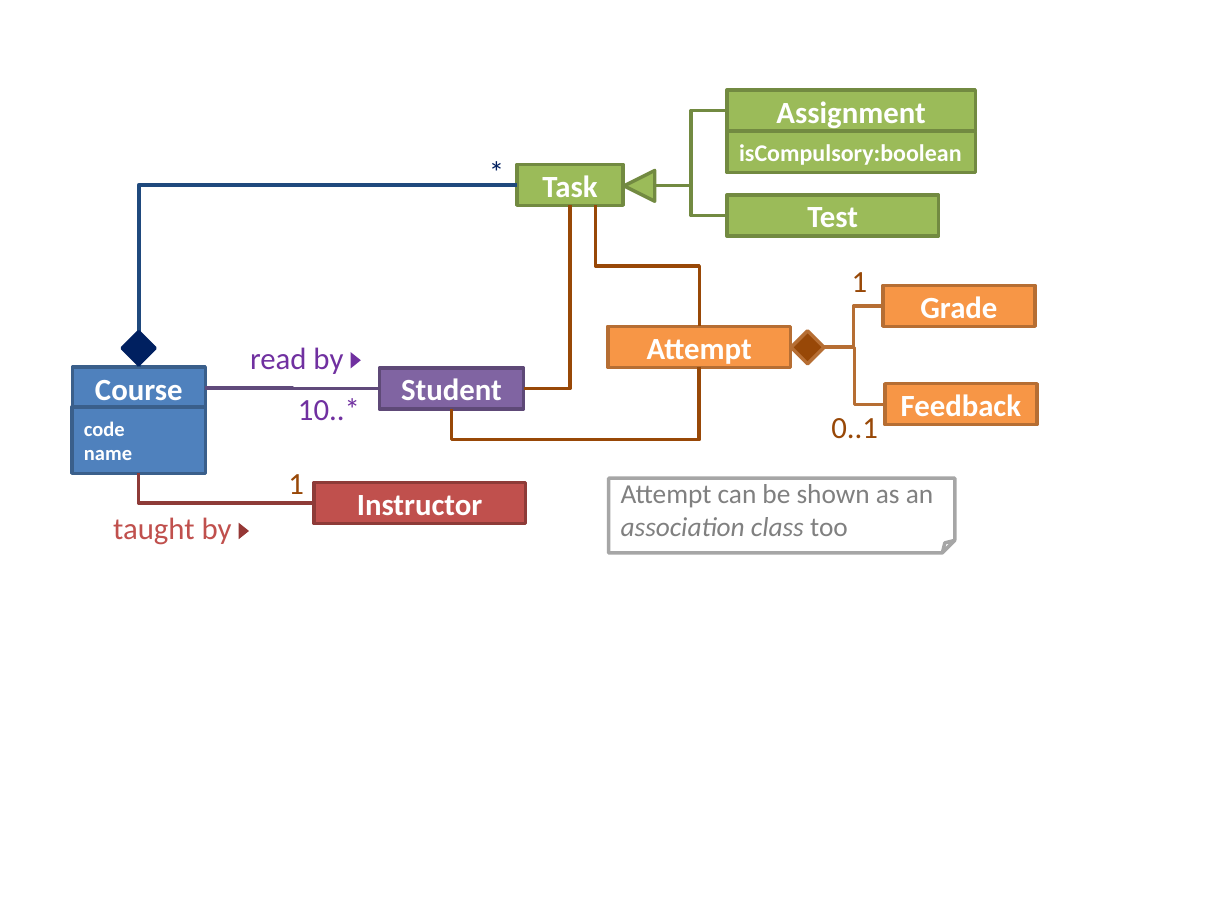
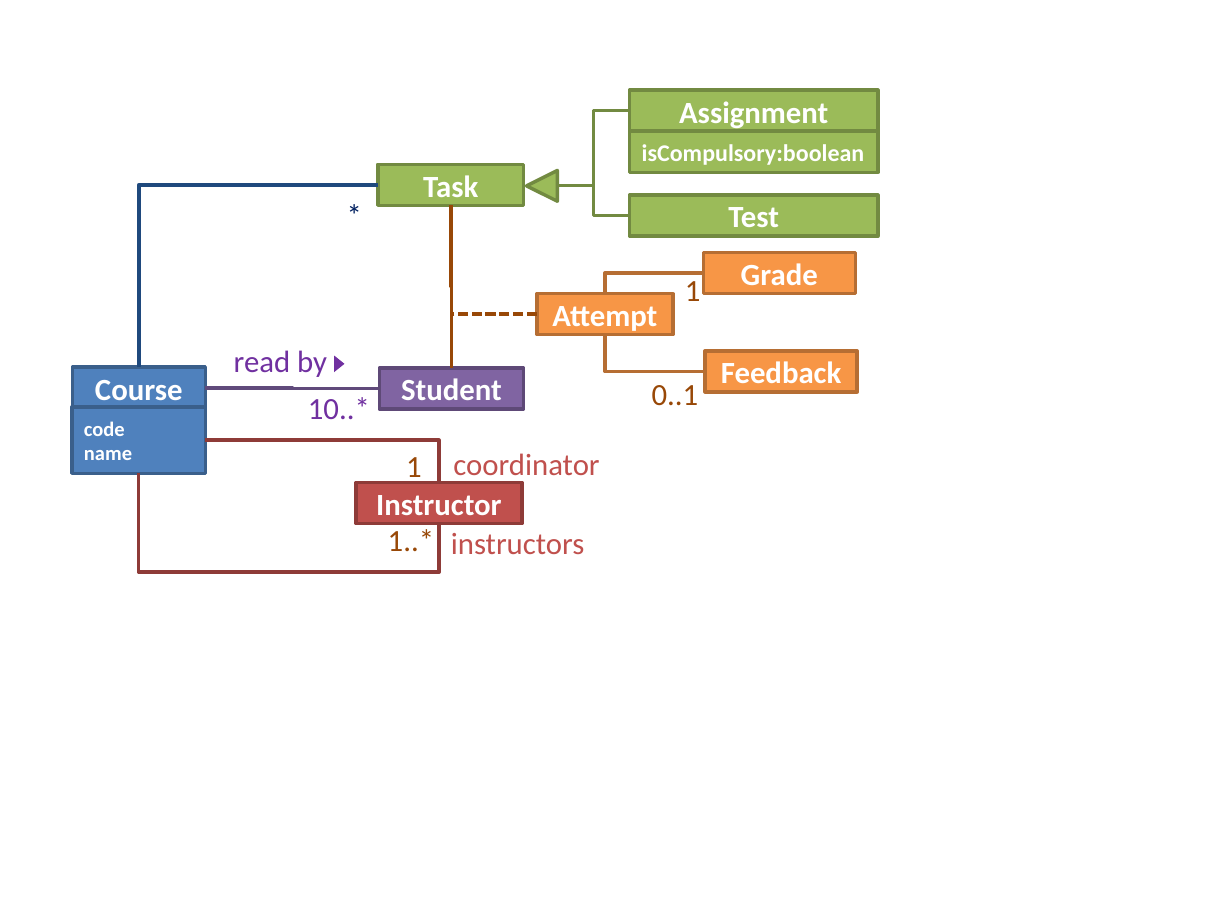
Before and after one commit to se-edu/se-book, a slide deck: slide 1 of diagrams/modelling/modellingStructures/objectOrientedDomainModels/courseDomainModel.pptx. Drawn at 1232x924 pixels with LibreOffice and Linux fonts; fonts in the diff are those of the drawing. Boxes give left, top, right and bottom in pixels: in the first picture for what was removed or moved away, otherwise in the second. Text is boxed around its words. In the diff, an @@ line names an element or a change of style, - is before the commit and + after.

```diff
--- a/diagrams/modelling/modellingStructures/objectOrientedDomainModels/courseDomainModel.pptx
+++ b/diagrams/modelling/modellingStructures/objectOrientedDomainModels/courseDomainModel.pptx
@@ 2 rectangles, 2 elbow lines, 1 triangle moved together from (x1=623, y1=90, x2=976, y2=216) to (x1=526, y1=90, x2=878, y2=216) @@
@@ rectangle "Task" resized from (x1=517, y1=164, x2=623, y2=205) to (x1=378, y1=164, x2=524, y2=205) @@
@@ elbow line moved from (139, 367) - (517, 185) to (139, 367) - (378, 185) @@
@@ text "*" moved from (x1=477, y1=147, x2=511, y2=196) to (x1=335, y1=190, x2=370, y2=239) @@
@@ elbow line moved from (595, 206) - (700, 326) to (451, 206) - (452, 368) @@
@@ elbow line removed from (570, 206) to (524, 388) @@
@@ rectangle "Test" resized from (x1=727, y1=195, x2=939, y2=235) to (x1=630, y1=195, x2=878, y2=235) @@
@@ text "1" moved from (x1=852, y1=272, x2=868, y2=292) to (x1=685, y1=281, x2=701, y2=301) @@
@@ rectangle "Grade" moved from (x1=883, y1=286, x2=1035, y2=326) to (x1=703, y1=253, x2=855, y2=293) @@
@@ rectangle "Attempt" resized from (x1=607, y1=326, x2=790, y2=367) to (x1=537, y1=293, x2=673, y2=334) @@
@@ elbow line moved from (883, 306) - (791, 347) to (703, 274) - (605, 293) @@
@@ line added from (537, 314) to (452, 314), #984807 2 pt dashed @@
@@ diamond removed at (x1=122, y1=331, x2=155, y2=365) @@
@@ text "read by" moved from (x1=250, y1=347, x2=343, y2=374) to (x1=234, y1=350, x2=327, y2=377) @@
@@ triangle moved from (x1=351, y1=352, x2=360, y2=368) to (x1=334, y1=355, x2=344, y2=371) @@
@@ elbow line moved from (885, 404) - (824, 347) to (705, 371) - (605, 335) @@
@@ rectangle "Feedback" moved from (x1=885, y1=383, x2=1036, y2=424) to (x1=705, y1=351, x2=856, y2=392) @@
@@ diamond removed at (x1=791, y1=331, x2=824, y2=365) @@
@@ text "10..*" moved from (x1=298, y1=398, x2=360, y2=420) to (x1=308, y1=397, x2=370, y2=419) @@
@@ elbow line removed from (452, 409) to (700, 367) @@
@@ text "0..1" moved from (x1=831, y1=418, x2=878, y2=439) to (x1=652, y1=385, x2=699, y2=406) @@
@@ elbow line added from (206, 440) to (439, 483), #8E3B39 2 pt @@
@@ elbow line moved from (139, 473) - (314, 503) to (139, 473) - (439, 524) @@
@@ text added at (x1=406, y1=457, x2=422, y2=486), 18 pt, text #984807 @@
+1
@@ text added at (x1=453, y1=453, x2=599, y2=483), 18 pt, text #C0504D @@
+coordinator
@@ folded corner removed at (x1=609, y1=478, x2=955, y2=553) @@
-Attempt can be shown as an association class too
@@ rectangle "Instructor" resized from (x1=314, y1=483, x2=526, y2=524) to (x1=356, y1=483, x2=522, y2=524) @@
@@ text removed at (x1=113, y1=517, x2=232, y2=545) @@
-taught by
@@ triangle removed at (x1=238, y1=523, x2=248, y2=539) @@
@@ text at (x1=388, y1=529, x2=434, y2=551): text changed @@
-1
+1..*
@@ text added at (x1=451, y1=533, x2=585, y2=554), 18 pt, text #C0504D @@
+instructors
```
Also in this commit, not shown: 1 slide added, 2 other files.
